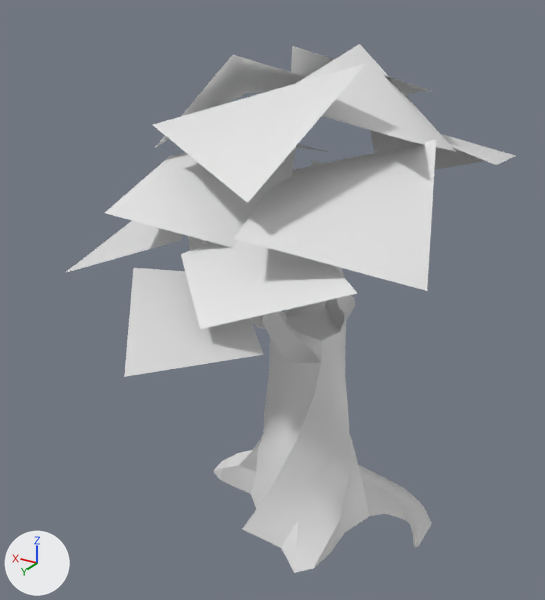
The FBX model Assets/__GA/Enviro_Flore/flore_mode/FF_Arbre_1.fbx as it was, and as the next commit left it.
Both versions are drawn from a 50 mm camera at (-5.64, 10.72, 9.97) aimed at (0.6, 0.32, 4.77). Arrows for +X, +Y and +Z are at lower left; the lights stay in place. Where no turn or scale is listed for an object, it has been applied to the vertices.

The first picture shows 'Arbrerino'.
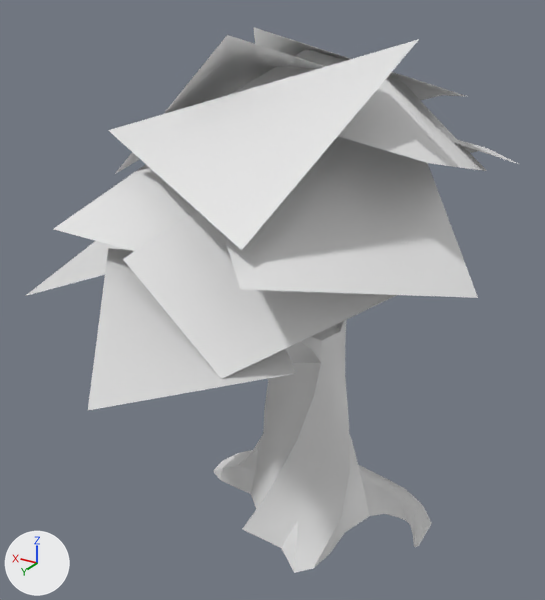
What differs and where, as boxes [x1, y1, x2, y2] in the pictures (545 x 600 px; the box of a moved part takes in the faces that stretch with it):
'Arbrerino', reshaped (10% wider)
    before: [65, 44, 515, 573]
    after: [25, 27, 518, 573]
part 1 of me_mesh, rebuilt
    before: [297, 44, 455, 151]
    after: [229, 49, 487, 171]
part 2 of me_mesh, moved or reshaped
    before: [65, 46, 515, 377]
    after: [25, 27, 518, 410]

The edits, one by one:
me_mesh is used by ob_arbrerino; location (0.0, 0.0, 0.0).
me_mesh had 312 vertices, 277 faces and spanned x -2.72..3.43, y -3.82..4.67, z 0.0..8.92.
me_mesh now has 314 vertices, 277 faces and spans x -3.14..4.04, y -4.77..5.38, z 0.0..9.24.
me_mesh part 1: the loose piece of 4 vertices spanning x -2.03..0.33, y -1.37..1.14, z 7.33..8.92 is rebuilt with 6 vertices and now spans x -2.51..0.9, y -1.91..1.71, z 6.94..8.87.
Part 2, on me_mesh:
8 vertices are removed from x -2.53..1.28, y -3.14..4.67, z 5.46..7.83.
8 faces are deleted.
32 vertices move from x -2.72..3.43, y -3.82..3.47, z 5.23..8.92 to x -2.87..4.04, y -4.01..5.38, z 4.88..9.24.
8 vertices are added at x -3.14..1.55, y -4.77..3.78, z 5.04..8.14.
8 new faces join them.
